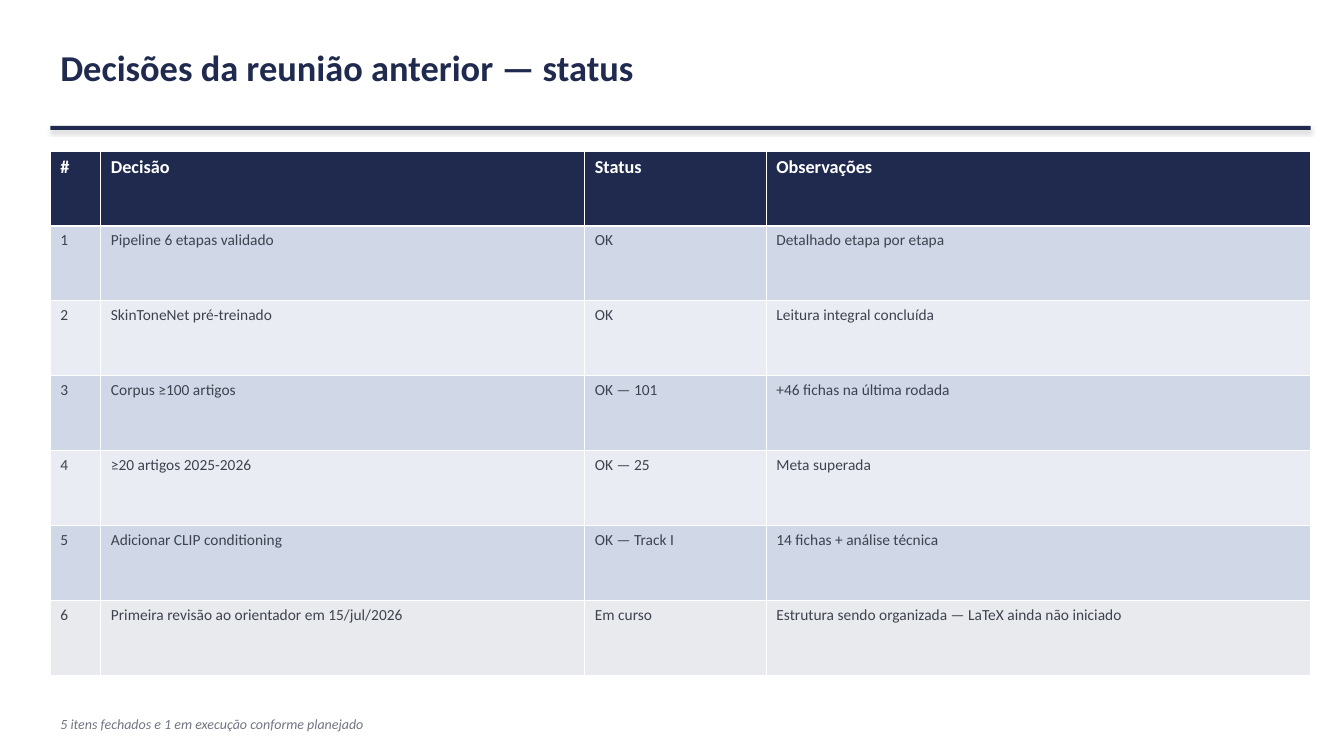
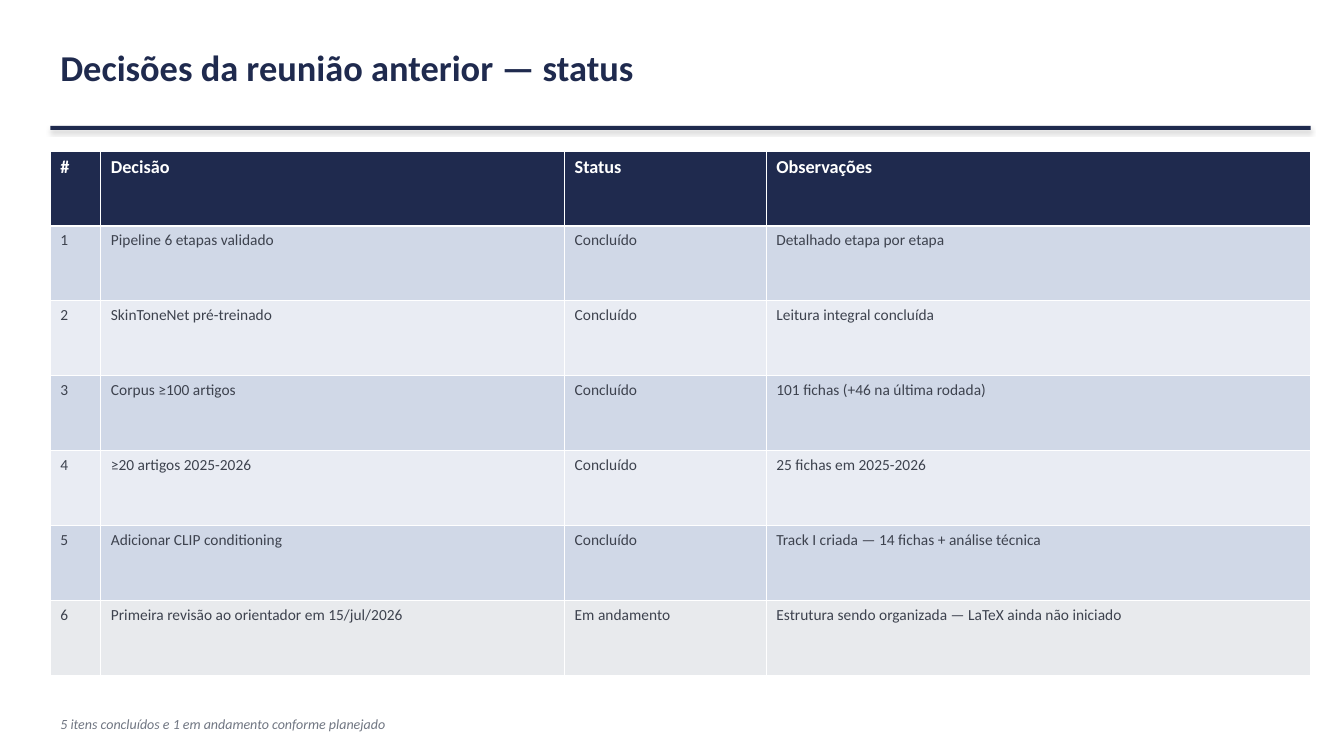
Before and after one commit to marcellozzetti/Facial-Recognition-Models-Mitigating-Bias, a slide deck: slide 4 of docs/ativo/material_reuniao_orientador_2026-06-15.pptx. Drawn at 1344x756 pixels with LibreOffice and Linux fonts; fonts in the diff are those of the drawing. Boxes give left, top, right and bottom in pixels: in the first picture for what was removed or moved away, otherwise in the second. Text is boxed around its words. In the diff, an @@ line names an element or a change of style, - is before the commit and + after.

```diff
--- a/docs/ativo/material_reuniao_orientador_2026-06-15.pptx
+++ b/docs/ativo/material_reuniao_orientador_2026-06-15.pptx
@@ table at [50,151,1311,676] @@
-row 2, column 3: OK
+row 2, column 3: Concluído
-row 3, column 3: OK
+row 3, column 3: Concluído
-row 4, column 3: OK — 101
+row 4, column 3: Concluído
-row 4, column 4: +46 fichas na última rodada
+row 4, column 4: 101 fichas (+46 na última rodada)
-row 5, column 3: OK — 25
+row 5, column 3: Concluído
-row 5, column 4: Meta superada
+row 5, column 4: 25 fichas em 2025-2026
-row 6, column 3: OK — Track I
+row 6, column 3: Concluído
-row 6, column 4: 14 fichas + análise técnica
+row 6, column 4: Track I criada — 14 fichas + análise técnica
-row 7, column 3: Em curso
+row 7, column 3: Em andamento
@@ text at [60,719,385,732]: text changed @@
-5 itens fechados e 1 em execução conforme planejado
+5 itens concluídos e 1 em andamento conforme planejado
```
Also in this commit, not shown: 3 other slides changed, 1 other file.
